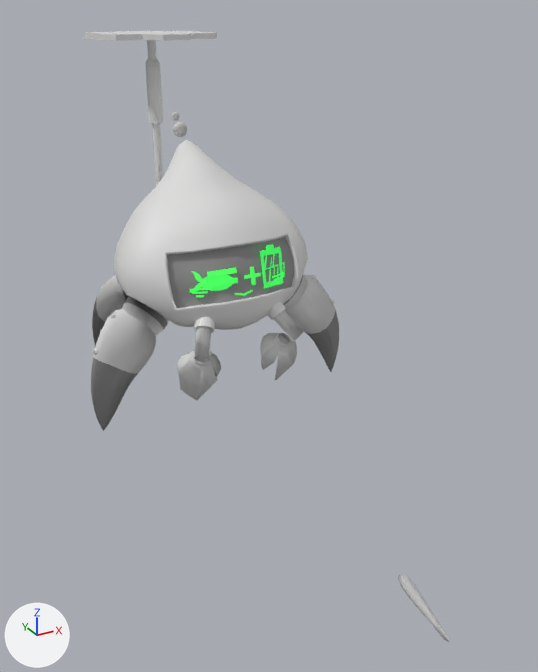
One commit to the FBX model Anna/FBXes/Eel Scene Shot5.fbx: the scene before it, then after it.
Both versions are drawn from a camera (50 mm lens) standing at (-0.114, -0.257, 0.15) and looking at (0.009, -0.034, 0.038). The lights are fixed; the arrows at lower left show +X, +Y and +Z. Where no turn or scale is listed for an object, it has been applied to the vertices. Vertices at the same position are counted once.

The first picture shows 'EECO_Fin_Rig:Back_Right_Leg4_Geo', 'EECO_Fin_Rig:Body01_Geo', 'EECO_Fin_Rig:Front_Left_Leg3_Geo', 'EECO_Fin_Rig:Front_Left_Leg4_Geo', 'EECO_Fin_Rig:Front_Right_Leg2_Geo', 'EECO_Fin_Rig:Front_Right_Leg4_Geo', 'EECO_Fin_Rig:L_Arm_Piece4_Geo', 'EECO_Fin_Rig:R_Arm_Piece22_Geo', 'EECO_Fin_Rig:R_Arm_Piece4_Geo', 'EECO_Fin_Rig:Solar_Arm_Geo', 'polySurface1'.
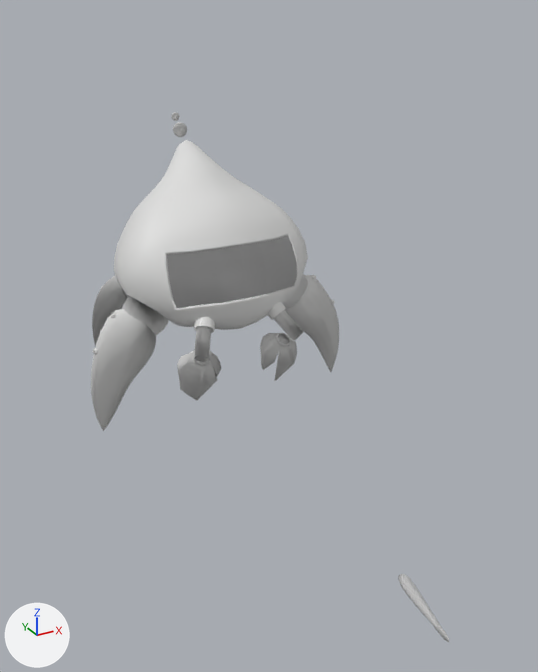
Pixel boxes [x1, y1, x2, y2] of what changed, in the pictures (538 x 672 px):
'EECO_Fin_Rig:Face02_Geo', shown
    after: [167, 236, 297, 308]
'EECO_Fin_Rig:Solar_Arm_Geo', deleted
    before: [83, 31, 217, 186]
'EECO_Fin_Rig:Back_Right_Leg4_Geo', shading changed, recoloured
    both: [92, 275, 127, 346]
'EECO_Fin_Rig:Front_Right_Leg2_Geo', shading changed, recoloured
    both: [123, 296, 169, 335]
'EECO_Fin_Rig:R_Arm_Piece22_Geo', shading changed
    both: [194, 327, 210, 362]
part 1 of me_mesh_015, recoloured
    both: [305, 312, 339, 372]
part 4 of me_mesh_014, recoloured
    both: [283, 276, 303, 305]
part 7 of me_mesh_003, recoloured
    both: [92, 298, 105, 346]
part 10 of me_mesh_005, recoloured
    both: [125, 297, 167, 330]
part 11 of me_mesh_017, recoloured
    before: [167, 237, 294, 308]
part 14 of me_mesh_007, recoloured
    both: [91, 357, 138, 431]

Edits to the bpy script that builds the scene:
```text
Change me_mesh_007:
    where me_mesh_007.from_pydata(...)  # 250 vertices, 248 faces; spans x -0.0538..-0.0273, y 0.0008..0.0217, z -0.0321..0.0136
    me_mesh_007 part 13: its shading normals changed
    me_mesh_007 part 14: all 168 faces that had it switch from mat_eeco_fin_rig_dark (grey #8b8b8b) to mat_lambert1 (light grey #dfdfde)
Change me_mesh_005:
    where me_mesh_005.from_pydata(...)  # 382 vertices, 400 faces; spans x -0.0388..-0.0212, y 0.0046..0.0222, z 0.0014..0.019
    me_mesh_005 part 9: its shading normals changed
    me_mesh_005 part 10: all 40 faces that had it switch from mat_eeco_fin_rig_dark (grey #8b8b8b) to mat_lambert1 (light grey #dfdfde)
Change me_mesh_017:
    where me_mesh_017.from_pydata(...)  # 1268 vertices, 1236 faces; spans x -0.0375..0.0375, y -0.0336..0.0395, z 0.0028..0.0679
    me_mesh_017 part 11: all 24 faces that had it switch from mat_eeco_fin_rig_dark (grey #8b8b8b) to mat_lambert1 (light grey #dfdfde)
Change me_mesh_018:
    where me_mesh_018.from_pydata(...)  # 35 vertices, 24 faces; spans x -2.56..2.56, y 1.75..3.7, z 2.06..3.34
    me_mesh_018 part 5: its shading normals changed
Change me_mesh_039:
    where me_mesh_039.from_pydata(...)  # 136 vertices, 128 faces; spans x -0.02231..-0.01283, y -0.03894..-0.02717, z -0.00081..0.01112
    me_mesh_039 part 2: its shading normals changed
Change me_mesh_014:
    where me_mesh_014.from_pydata(...)  # 382 vertices, 400 faces; spans x 0.0216..0.0392, y 0.0046..0.0222, z 0.0014..0.019
    me_mesh_014 part 3: its shading normals changed
    me_mesh_014 part 4: all 40 faces that had it switch from mat_eeco_fin_rig_dark (grey #8b8b8b) to mat_lambert1 (light grey #dfdfde)
Change me_mesh_041:
    where me_mesh_041.from_pydata(...)  # 50 vertices, 48 faces; spans x -0.0251..-0.0125, y -0.0349..-0.0184, z -0.0222..-0.0003
    me_mesh_041 part 12: its shading normals changed
Change me_mesh_015:
    where me_mesh_015.from_pydata(...)  # 250 vertices, 248 faces; spans x 0.0276..0.0542, y 0.0008..0.0217, z -0.0321..0.0136
    me_mesh_015 part 1: all 168 faces that had it switch from mat_eeco_fin_rig_dark (grey #8b8b8b) to mat_lambert1 (light grey #dfdfde)
Change me_mesh_046:
    where me_mesh_046.from_pydata(...)  # 50 vertices, 48 faces; spans x 0.0125..0.0251, y -0.0349..-0.0184, z -0.0222..-0.0003
    me_mesh_046 part 8: its shading normals changed
Change me_mesh_003:
    where me_mesh_003.from_pydata(...)  # 250 vertices, 248 faces; spans x -0.016..0.0068, y 0.0278..0.0569, z -0.0203..0.0221
    me_mesh_003 part 6: its shading normals changed
    me_mesh_003 part 7: all 168 faces that had it switch from mat_eeco_fin_rig_dark (grey #8b8b8b) to mat_lambert1 (light grey #dfdfde)
Change ob_eeco_fin_rig_face02_geo:
    remove ob_eeco_fin_rig_face02_geo.hide_viewport = True
    ob_eeco_fin_rig_face02_geo.location: (0.0, 3.567, 0.0) -> (0.0, 0.0, 0.0357)
    ob_eeco_fin_rig_face02_geo.rotation_euler: (0.0, 0.0, 0.0) -> (1.571, 0.0, 0.0)  # degrees (0, 0, 0) -> degrees (90, 0, 0)
    ob_eeco_fin_rig_face02_geo.scale: (1.0, 1.0, 1.0) -> (0.01, 0.01, 0.01)
Remove ob_eeco_fin_rig_solar_arm_geo:
    ob_eeco_fin_rig_solar_arm_geo = bpy.data.objects.new('EECO_Fin_Rig:Solar_Arm_Geo', me_mesh_049)
```
